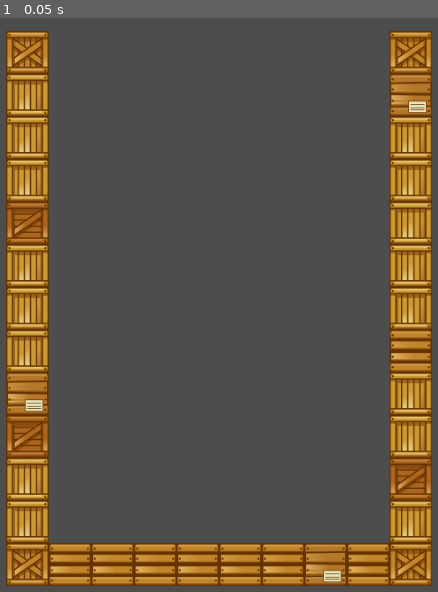
Above: before the commit, frame 1.
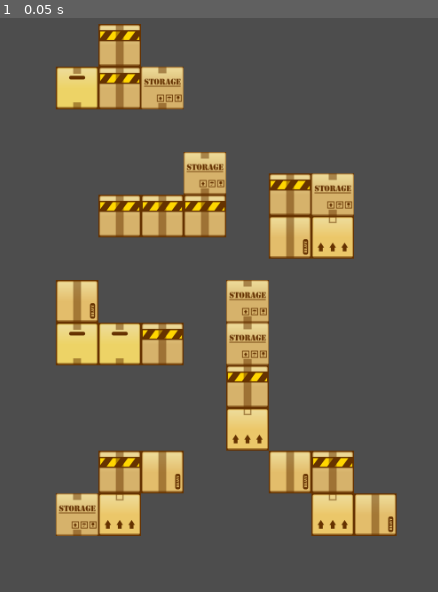
Above: after the commit, the same moment.

Repository: tikijian/Godetris
Game: Godot game, scene res://Game.tscn
Same seed, same stepped clock (60 frames per second), same inputs: the game is played once before the commit and once after it.
Inputs:
- Up to frame 1 (0.05 s): no input

The runs differ from the first frame. In frame 1, 45% of the frame differs, in the area x 1-99%, y 1-99%.
Error after the commit: Parse Error: Preload file "res://FieldZone.tscn" does not exist. (res://Scripts/Game.gd:3)

Commit message:
Basic scripting and all Blocks

Diff:
--- /dev/null
+++ b/Blocks/Chunk.tscn
@@ -0,0 +1,11 @@
+[gd_scene load_steps=3 format=3 uid="uid://daaye3wo7hybk"]
+
+[ext_resource type="Texture2D" uid="uid://btn0oysp7g0og" path="res://Tiles/Blocks.png" id="1_073pw"]
+[ext_resource type="Script" path="res://Scripts/Chunk.gd" id="2_w4x3i"]
+
+[node name="Chunk" type="Sprite2D"]
+texture_filter = 2
+texture = ExtResource("1_073pw")
+region_enabled = true
+region_rect = Rect2(0, 0, 48, 48)
+script = ExtResource("2_w4x3i")
--- /dev/null
+++ b/Blocks/I_Block.tscn
@@ -0,0 +1,24 @@
+[gd_scene load_steps=3 format=3 uid="uid://dit7fxcf0h26s"]
+
+[ext_resource type="PackedScene" uid="uid://daaye3wo7hybk" path="res://Blocks/Chunk.tscn" id="1_wn1oa"]
+
+[sub_resource type="RectangleShape2D" id="RectangleShape2D_ifhnd"]
+size = Vector2(48, 192)
+
+[node name="I_Block" type="Area2D"]
+input_pickable = false
+
+[node name="Chunk" parent="." instance=ExtResource("1_wn1oa")]
+position = Vector2(0, -72)
+
+[node name="Chunk2" parent="." instance=ExtResource("1_wn1oa")]
+position = Vector2(0, -24)
+
+[node name="Chunk3" parent="." instance=ExtResource("1_wn1oa")]
+position = Vector2(0, 72)
+
+[node name="Chunk4" parent="." instance=ExtResource("1_wn1oa")]
+position = Vector2(0, 24)
+
+[node name="CollisionShape2D" type="CollisionShape2D" parent="."]
+shape = SubResource("RectangleShape2D_ifhnd")
--- /dev/null
+++ b/Blocks/L_Block.tscn
@@ -0,0 +1,22 @@
+[gd_scene load_steps=2 format=3 uid="uid://ce02eajs1hmt8"]
+
+[ext_resource type="PackedScene" uid="uid://daaye3wo7hybk" path="res://Blocks/Chunk.tscn" id="1_3l025"]
+
+[node name="L_Block" type="Area2D"]
+
+[node name="Chunk" parent="." instance=ExtResource("1_3l025")]
+position = Vector2(0, 24)
+
+[node name="Chunk2" parent="." instance=ExtResource("1_3l025")]
+position = Vector2(-48, 24)
+
+[node name="Chunk3" parent="." instance=ExtResource("1_3l025")]
+position = Vector2(48, 24)
+
+[node name="Chunk4" parent="." instance=ExtResource("1_3l025")]
+position = Vector2(-48, -24)
+
+[node name="CollisionPolygon2D" type="CollisionPolygon2D" parent="."]
+position = Vector2(-24, 0)
+rotation = -0.00222821
+polygon = PackedVector2Array(-48, 0, -48, 48, 96, 48, 96, 0, 48, 0, 0, 0, 0, -48, -48, -48)
--- /dev/null
+++ b/Blocks/O_Block.tscn
@@ -0,0 +1,23 @@
+[gd_scene load_steps=3 format=3 uid="uid://dbvul76r5wurg"]
+
+[ext_resource type="PackedScene" uid="uid://daaye3wo7hybk" path="res://Blocks/Chunk.tscn" id="1_3xocu"]
+
+[sub_resource type="RectangleShape2D" id="RectangleShape2D_ifhnd"]
+size = Vector2(96, 96)
+
+[node name="OBlock" type="Area2D"]
+
+[node name="Chunk" parent="." instance=ExtResource("1_3xocu")]
+position = Vector2(-24, -24)
+
+[node name="Chunk2" parent="." instance=ExtResource("1_3xocu")]
+position = Vector2(24, -24)
+
+[node name="Chunk3" parent="." instance=ExtResource("1_3xocu")]
+position = Vector2(-24, 24)
+
+[node name="Chunk4" parent="." instance=ExtResource("1_3xocu")]
+position = Vector2(24, 24)
+
+[node name="CollisionShape2D" type="CollisionShape2D" parent="."]
+shape = SubResource("RectangleShape2D_ifhnd")
--- /dev/null
+++ b/Blocks/R_Block.tscn
@@ -0,0 +1,21 @@
+[gd_scene load_steps=2 format=3 uid="uid://itoinevuc1iq"]
+
+[ext_resource type="PackedScene" uid="uid://daaye3wo7hybk" path="res://Blocks/Chunk.tscn" id="1_mw6h6"]
+
+[node name="R_Block" type="Area2D"]
+
+[node name="Chunk" parent="." instance=ExtResource("1_mw6h6")]
+position = Vector2(0, 24)
+
+[node name="Chunk2" parent="." instance=ExtResource("1_mw6h6")]
+position = Vector2(-48, 24)
+
+[node name="Chunk3" parent="." instance=ExtResource("1_mw6h6")]
+position = Vector2(48, 24)
+
+[node name="Chunk4" parent="." instance=ExtResource("1_mw6h6")]
+position = Vector2(48, -24)
+
+[node name="CollisionPolygon2D" type="CollisionPolygon2D" parent="."]
+position = Vector2(-24, 0)
+polygon = PackedVector2Array(48, 0, -48, 0, -48, 48, 96, 48, 96, 0, 96, -48, 48, -48)
--- /dev/null
+++ b/Blocks/S_Block.tscn
@@ -0,0 +1,21 @@
+[gd_scene load_steps=2 format=3 uid="uid://b1ls3b2t41abc"]
+
+[ext_resource type="PackedScene" uid="uid://daaye3wo7hybk" path="res://Blocks/Chunk.tscn" id="1_tt4uh"]
+
+[node name="S_Block" type="Area2D"]
+
+[node name="Chunk" parent="." instance=ExtResource("1_tt4uh")]
+position = Vector2(0, 24)
+
+[node name="Chunk2" parent="." instance=ExtResource("1_tt4uh")]
+position = Vector2(-48, 24)
+
+[node name="Chunk3" parent="." instance=ExtResource("1_tt4uh")]
+position = Vector2(0, -24)
+
+[node name="Chunk4" parent="." instance=ExtResource("1_tt4uh")]
+position = Vector2(48, -24)
+
+[node name="CollisionPolygon2D" type="CollisionPolygon2D" parent="."]
+position = Vector2(-24, 0)
+polygon = PackedVector2Array(0, 0, 0, 0, -48, 0, -48, 48, 48, 48, 48, 0, 96, 0, 96, -48, 0, -48)
--- /dev/null
+++ b/Blocks/T_Block.tscn
@@ -0,0 +1,21 @@
+[gd_scene load_steps=2 format=3 uid="uid://c5jp8mbtwolmv"]
+
+[ext_resource type="PackedScene" uid="uid://daaye3wo7hybk" path="res://Blocks/Chunk.tscn" id="1_37pf3"]
+
+[node name="T_Block" type="Area2D"]
+
+[node name="Chunk" parent="." instance=ExtResource("1_37pf3")]
+position = Vector2(0, 24)
+
+[node name="Chunk2" parent="." instance=ExtResource("1_37pf3")]
+position = Vector2(-48, 24)
+
+[node name="Chunk3" parent="." instance=ExtResource("1_37pf3")]
+position = Vector2(48, 24)
+
+[node name="Chunk4" parent="." instance=ExtResource("1_37pf3")]
+position = Vector2(0, -24)
+
+[node name="CollisionPolygon2D" type="CollisionPolygon2D" parent="."]
+position = Vector2(-24, 0)
+polygon = PackedVector2Array(-48, 0, -48, 48, 96, 48, 96, 0, 48, 0, 48, -48, 0, -48, 0, 0)
--- /dev/null
+++ b/Blocks/Z_Block.tscn
@@ -0,0 +1,21 @@
+[gd_scene load_steps=2 format=3 uid="uid://bg80sb480ftct"]
+
+[ext_resource type="PackedScene" uid="uid://daaye3wo7hybk" path="res://Blocks/Chunk.tscn" id="1_c77v0"]
+
+[node name="Z_Block" type="Area2D"]
+
+[node name="Chunk" parent="." instance=ExtResource("1_c77v0")]
+position = Vector2(48, 24)
+
+[node name="Chunk2" parent="." instance=ExtResource("1_c77v0")]
+position = Vector2(0, 24)
+
+[node name="Chunk3" parent="." instance=ExtResource("1_c77v0")]
+position = Vector2(-48, -24)
+
+[node name="Chunk4" parent="." instance=ExtResource("1_c77v0")]
+position = Vector2(0, -24)
+
+[node name="CollisionPolygon2D" type="CollisionPolygon2D" parent="."]
+position = Vector2(24, 144)
+polygon = PackedVector2Array(-48, -144, -48, -144, -48, -96, 48, -96, 48, -144, 0, -144, 0, -192, -96, -192, -96, -144)
--- a/Field.tscn
+++ b/Field.tscn
@@ -5,4 +5,4 @@
 [node name="Field" type="TileMap"]
 tile_set = ExtResource("1_rkc7r")
 format = 2
-layer_0/tile_data = PackedInt32Array(393213, 131072, 0, 393214, 131072, 0, 327680, 131072, 0, 327681, 131072, 0, 327682, 196608, 0, 327683, 131072, 0, 393215, 131072, 0, 327684, 65536, 0, 393212, 131072, 0, 262148, 0, 0, 196612, 262144, 0, 131076, 0, 0, 65540, 0, 0, 4, 131072, 0, -65532, 0, 0, -131068, 0, 0, -196604, 0, 0, 327675, 0, 0, 262139, 0, 0, 196603, 262144, 0, 131067, 196608, 0, 65531, 0, 0, -5, 0, 0, -65541, 0, 0, -131077, 262144, 0, 393211, 65536, 0, -196613, 0, 0, -262149, 0, 0, -327685, 0, 0, -393212, 196608, 0, -327676, 0, 0, -262140, 0, 0, -393221, 65536, 0, -458748, 65536, 0)
+layer_0/tile_data = PackedInt32Array(65535, 13, 0, 131071, 9, 0, 196607, 9, 0, 262143, 9, 0, 327679, 196621, 0, 393215, 9, 0, 458751, 9, 0, 524287, 9, 0, 589823, 13, 0, 655359, 9, 0, 720895, 9, 0, 786431, 9, 0, 851967, 13, 0, 786432, 131085, 0, 786433, 131085, 0, 786434, 131085, 0, 786435, 131085, 0, 786436, 131085, 0, 786437, 131085, 0, 786438, 196621, 0, 786439, 131085, 0, 8, 13, 0, 65544, 196621, 0, 131080, 65549, 0, 196616, 65549, 0, 262152, 65549, 0, 327688, 65549, 0, 393224, 65549, 0, 458760, 196621, 0, 524296, 65549, 0, 589832, 65549, 0, 655368, 262157, 0, 720904, 65549, 0, 786440, 13, 0)
--- a/Game.tscn
+++ b/Game.tscn
@@ -1,9 +1,38 @@
-[gd_scene load_steps=2 format=3 uid="uid://b3wgulnvowy0t"]
+[gd_scene load_steps=10 format=3 uid="uid://b3wgulnvowy0t"]
 
+[ext_resource type="Script" path="res://Scripts/Game.gd" id="1_1clkl"]
 [ext_resource type="PackedScene" uid="uid://dewn8ku4qmowk" path="res://Field.tscn" id="1_kpct1"]
+[ext_resource type="PackedScene" uid="uid://c5jp8mbtwolmv" path="res://Blocks/T_Block.tscn" id="3_eubob"]
+[ext_resource type="PackedScene" uid="uid://dbvul76r5wurg" path="res://Blocks/O_Block.tscn" id="4_rx541"]
+[ext_resource type="PackedScene" uid="uid://dit7fxcf0h26s" path="res://Blocks/I_Block.tscn" id="5_bdrlg"]
+[ext_resource type="PackedScene" uid="uid://b1ls3b2t41abc" path="res://Blocks/S_Block.tscn" id="6_tsrms"]
+[ext_resource type="PackedScene" uid="uid://bg80sb480ftct" path="res://Blocks/Z_Block.tscn" id="7_722gu"]
+[ext_resource type="PackedScene" uid="uid://ce02eajs1hmt8" path="res://Blocks/L_Block.tscn" id="8_x5laf"]
+[ext_resource type="PackedScene" uid="uid://itoinevuc1iq" path="res://Blocks/R_Block.tscn" id="9_hvoae"]
 
-[node name="Node2D" type="Node"]
+[node name="Game" type="Node"]
+script = ExtResource("1_1clkl")
 
 [node name="Field" parent="." instance=ExtResource("1_kpct1")]
-position = Vector2(328, 488)
-scale = Vector2(0.5, 0.5)
+position = Vector2(144, 144)
+
+[node name="TBlock" parent="." instance=ExtResource("3_eubob")]
+position = Vector2(216, 192)
+
+[node name="OBlock" parent="." instance=ExtResource("4_rx541")]
+position = Vector2(432, 360)
+
+[node name="I_Block" parent="." instance=ExtResource("5_bdrlg")]
+position = Vector2(360, 528)
+
+[node name="S_Block" parent="." instance=ExtResource("6_tsrms")]
+position = Vector2(216, 672)
+
+[node name="Z_Block" parent="." instance=ExtResource("7_722gu")]
+position = Vector2(456, 672)
+
+[node name="L_Block" parent="." instance=ExtResource("8_x5laf")]
+position = Vector2(216, 480)
+
+[node name="R_Block" parent="." instance=ExtResource("9_hvoae")]
+position = Vector2(264, 336)
--- /dev/null
+++ b/Scripts/Block.gd
@@ -0,0 +1,19 @@
+class_name Figure
+extends Node2D
+
+enum FigureType {O = 0, T, L, R, Z, S}
+
+var type: FigureType
+
+func _init():
+	type = randi_range(0, 2)
+
+
+# Called when the node enters the scene tree for the first time.
+func _ready():
+	pass # Replace with function body.
+
+
+# Called every frame. 'delta' is the elapsed time since the previous frame.
+func _process(delta):
+	pass
--- /dev/null
+++ b/Scripts/Chunk.gd
@@ -0,0 +1,10 @@
+extends Sprite2D
+
+var region_offset = 0
+
+const SPRITE_SIZE = 48
+const REGION_COUNT = 4
+
+func _init():
+	region_offset = randi_range(0, REGION_COUNT)
+	region_rect.position.x = SPRITE_SIZE * region_offset
--- /dev/null
+++ b/Scripts/Game.gd
@@ -0,0 +1,28 @@
+extends Node
+
+var FieldZone = preload("res://FieldZone.tscn")
+
+func _init():
+	var figure = Figure.new()
+
+
+# Called when the node enters the scene tree for the first time.
+func _ready():
+	var container: Node2D = $Container
+	var field: TileMap = $Field
+
+	var zone = FieldZone.instantiate()
+	zone.position = field.map_to_local(Vector2i(1, 1))
+	field.add_child(zone)
+
+	#for col in range(12):
+		#for row in range(8):
+			#var zone = FieldZone.instantiate()
+			#zone.position = Vector2(48 * row, 48 * col)
+			#container.add_child(zone)
+
+
+
+# Called every frame. 'delta' is the elapsed time since the previous frame.
+func _process(delta):
+	pass
--- a/Tiles/Field.tres
+++ b/Tiles/Field.tres
@@ -1,58 +1,114 @@
-[gd_resource type="TileSet" load_steps=5 format=3 uid="uid://cut5nhl620gsv"]
+[gd_resource type="TileSet" load_steps=18 format=3 uid="uid://cut5nhl620gsv"]
 
-[ext_resource type="Texture2D" uid="uid://djspg334u82sv" path="res://Tiles/Blocks.png" id="1_sgqir"]
-[ext_resource type="Texture2D" uid="uid://70avxuvlqnj2" path="res://Tiles/Tiles.png" id="2_fcoy7"]
+[ext_resource type="Texture2D" uid="uid://btn0oysp7g0og" path="res://Tiles/Blocks.png" id="1_sgqir"]
+[ext_resource type="Texture2D" uid="uid://ygxjc0sk4ki3" path="res://Tiles/Tiles.png" id="2_fcoy7"]
+[ext_resource type="Texture2D" uid="uid://b8dx6v0607xls" path="res://Tiles/obj_crate003.png" id="2_m6ncy"]
+[ext_resource type="PackedScene" uid="uid://ctopfg7nrn2bi" path="res://FieldZone.tscn" id="2_r0hiq"]
+[ext_resource type="Texture2D" uid="uid://dwv081qapukqu" path="res://Tiles/obj_crate004.png" id="3_d53sc"]
+[ext_resource type="Texture2D" uid="uid://httlroueimim" path="res://Tiles/obj_crate005.png" id="4_5irxi"]
+[ext_resource type="Texture2D" uid="uid://dkak7t3bwb010" path="res://Tiles/obj_crate001.png" id="4_hq2hl"]
+[ext_resource type="Texture2D" uid="uid://5ot5tjklm06v" path="res://Tiles/32135.png" id="5_yy75c"]
 
-[sub_resource type="TileSetAtlasSource" id="TileSetAtlasSource_jim1a"]
-texture = ExtResource("2_fcoy7")
-texture_region_size = Vector2i(96, 96)
+[sub_resource type="TileMapPattern" id="TileMapPattern_fiwb7"]
+tile_data = PackedInt32Array(0, 65536, 0, 65536, 0, 0, 131072, 0, 0, 196608, 0, 0, 262144, 262144, 0, 327680, 0, 0, 393216, 0, 0, 458752, 0, 0, 524288, 196608, 0, 589824, 262144, 0, 655360, 0, 0, 720896, 0, 0, 786432, 65536, 0, 786433, 131072, 0, 786434, 131072, 0, 786435, 131072, 0, 786436, 131072, 0, 786437, 131072, 0, 786438, 131072, 0, 786439, 196608, 0, 786440, 131072, 0, 9, 65536, 0, 65545, 196608, 0, 131081, 0, 0, 196617, 0, 0, 262153, 0, 0, 327689, 0, 0, 393225, 0, 0, 458761, 131072, 0, 524297, 0, 0, 589833, 0, 0, 655369, 262144, 0, 720905, 0, 0, 786441, 65536, 0)
+
+[sub_resource type="TileSetScenesCollectionSource" id="TileSetScenesCollectionSource_lmno7"]
+resource_name = "Ololo"
+scenes/1/scene = ExtResource("2_r0hiq")
+
+[sub_resource type="TileSetAtlasSource" id="TileSetAtlasSource_uw4tf"]
+texture = ExtResource("2_m6ncy")
+texture_region_size = Vector2i(48, 48)
 0:0/0 = 0
 0:0/0/physics_layer_0/linear_velocity = Vector2(0, 0)
 0:0/0/physics_layer_0/angular_velocity = 0.0
-0:0/0/physics_layer_0/polygon_0/points = PackedVector2Array(-48, -48, 48, -48, 48, 48, -48, 48)
+
+[sub_resource type="TileSetAtlasSource" id="TileSetAtlasSource_qi5qo"]
+texture = ExtResource("3_d53sc")
+texture_region_size = Vector2i(48, 48)
+0:0/0 = 0
+0:0/0/physics_layer_0/linear_velocity = Vector2(0, 0)
+0:0/0/physics_layer_0/angular_velocity = 0.0
+
+[sub_resource type="TileSetAtlasSource" id="TileSetAtlasSource_4qt85"]
+texture = ExtResource("4_5irxi")
+texture_region_size = Vector2i(48, 48)
+0:0/0 = 0
+0:0/0/physics_layer_0/linear_velocity = Vector2(0, 0)
+0:0/0/physics_layer_0/angular_velocity = 0.0
+
+[sub_resource type="TileSetAtlasSource" id="TileSetAtlasSource_rjryw"]
+texture = ExtResource("2_fcoy7")
+texture_region_size = Vector2i(48, 48)
+0:0/0 = 0
+0:0/0/physics_layer_0/linear_velocity = Vector2(0, 0)
+0:0/0/physics_layer_0/angular_velocity = 0.0
+0:0/0/physics_layer_0/polygon_0/points = PackedVector2Array(-24, -24, 24, -24, 24, 24, -24, 24)
 1:0/0 = 0
 1:0/0/physics_layer_0/linear_velocity = Vector2(0, 0)
 1:0/0/physics_layer_0/angular_velocity = 0.0
-1:0/0/physics_layer_0/polygon_0/points = PackedVector2Array(-48, -48, 48, -48, 48, 48, -48, 48)
+1:0/0/physics_layer_0/polygon_0/points = PackedVector2Array(-24, -24, 24, -24, 24, 24, -24, 24)
 2:0/0 = 0
 2:0/0/physics_layer_0/linear_velocity = Vector2(0, 0)
 2:0/0/physics_layer_0/angular_velocity = 0.0
-2:0/0/physics_layer_0/polygon_0/points = PackedVector2Array(-48, -48, 48, -48, 48, 48, -48, 48)
+2:0/0/physics_layer_0/polygon_0/points = PackedVector2Array(-24, -24, 24, -24, 24, 24, -24, 24)
 3:0/0 = 0
 3:0/0/physics_layer_0/linear_velocity = Vector2(0, 0)
 3:0/0/physics_layer_0/angular_velocity = 0.0
-3:0/0/physics_layer_0/polygon_0/points = PackedVector2Array(-48, -48, 48, -48, 48, 48, -48, 48)
+3:0/0/physics_layer_0/polygon_0/points = PackedVector2Array(-24, -24, 24, -24, 24, 24, -24, 24)
 4:0/0 = 0
 4:0/0/physics_layer_0/linear_velocity = Vector2(0, 0)
 4:0/0/physics_layer_0/angular_velocity = 0.0
-4:0/0/physics_layer_0/polygon_0/points = PackedVector2Array(-48, -48, 48, -48, 48, 48, -48, 48)
+4:0/0/physics_layer_0/polygon_0/points = PackedVector2Array(-24, -24, 24, -24, 24, 24, -24, 24)
 
-[sub_resource type="TileSetAtlasSource" id="TileSetAtlasSource_uil5t"]
+[sub_resource type="TileSetAtlasSource" id="TileSetAtlasSource_2ut5l"]
 texture = ExtResource("1_sgqir")
-0:0/size_in_atlas = Vector2i(6, 6)
+texture_region_size = Vector2i(48, 48)
 0:0/0 = 0
 0:0/0/physics_layer_0/linear_velocity = Vector2(0, 0)
 0:0/0/physics_layer_0/angular_velocity = 0.0
-6:0/size_in_atlas = Vector2i(6, 6)
-6:0/0 = 0
-6:0/0/physics_layer_0/linear_velocity = Vector2(0, 0)
-6:0/0/physics_layer_0/angular_velocity = 0.0
-12:0/size_in_atlas = Vector2i(6, 6)
-12:0/0 = 0
-12:0/0/physics_layer_0/linear_velocity = Vector2(0, 0)
-12:0/0/physics_layer_0/angular_velocity = 0.0
-18:0/size_in_atlas = Vector2i(6, 6)
-18:0/0 = 0
-18:0/0/physics_layer_0/linear_velocity = Vector2(0, 0)
-18:0/0/physics_layer_0/angular_velocity = 0.0
-24:0/size_in_atlas = Vector2i(6, 6)
-24:0/0 = 0
-24:0/0/physics_layer_0/linear_velocity = Vector2(0, 0)
-24:0/0/physics_layer_0/angular_velocity = 0.0
+0:0/0/physics_layer_0/polygon_0/points = PackedVector2Array(-24, -24, 24, -24, 24, 24, -24, 24)
+1:0/0 = 0
+1:0/0/physics_layer_0/linear_velocity = Vector2(0, 0)
+1:0/0/physics_layer_0/angular_velocity = 0.0
+1:0/0/physics_layer_0/polygon_0/points = PackedVector2Array(-24, -24, 24, -24, 24, 24, -24, 24)
+2:0/0 = 0
+2:0/0/physics_layer_0/linear_velocity = Vector2(0, 0)
+2:0/0/physics_layer_0/angular_velocity = 0.0
+2:0/0/physics_layer_0/polygon_0/points = PackedVector2Array(-24, -24, 24, -24, 24, 24, -24, 24)
+3:0/0 = 0
+3:0/0/physics_layer_0/linear_velocity = Vector2(0, 0)
+3:0/0/physics_layer_0/angular_velocity = 0.0
+3:0/0/physics_layer_0/polygon_0/points = PackedVector2Array(-24, -24, 24, -24, 24, 24, -24, 24)
+4:0/0 = 0
+4:0/0/physics_layer_0/linear_velocity = Vector2(0, 0)
+4:0/0/physics_layer_0/angular_velocity = 0.0
+4:0/0/physics_layer_0/polygon_0/points = PackedVector2Array(-24, -24, 24, -24, 24, 24, -24, 24)
+
+[sub_resource type="TileSetAtlasSource" id="TileSetAtlasSource_kadrk"]
+texture = ExtResource("4_hq2hl")
+texture_region_size = Vector2i(48, 48)
+0:0/0 = 0
+0:0/0/physics_layer_0/linear_velocity = Vector2(0, 0)
+0:0/0/physics_layer_0/angular_velocity = 0.0
+
+[sub_resource type="TileSetAtlasSource" id="TileSetAtlasSource_2amdi"]
+texture = ExtResource("5_yy75c")
+texture_region_size = Vector2i(48, 48)
+0:0/0 = 0
+0:0/0/physics_layer_0/linear_velocity = Vector2(0, 0)
+0:0/0/physics_layer_0/angular_velocity = 0.0
 
 [resource]
-tile_size = Vector2i(96, 96)
+tile_size = Vector2i(48, 48)
 physics_layer_0/collision_layer = 1
-sources/14 = SubResource("TileSetAtlasSource_uil5t")
-sources/0 = SubResource("TileSetAtlasSource_jim1a")
-tile_proxies/coords_level = [[3, Vector2i(0, 0)], [8, Vector2i(0, 0)], [4, Vector2i(0, 0)], [8, Vector2i(6, 0)], [5, Vector2i(0, 0)], [8, Vector2i(12, 0)], [6, Vector2i(0, 0)], [8, Vector2i(18, 0)], [7, Vector2i(0, 0)], [8, Vector2i(24, 0)], [9, Vector2i(0, 0)], [14, Vector2i(0, 0)], [10, Vector2i(0, 0)], [14, Vector2i(6, 0)], [11, Vector2i(0, 0)], [14, Vector2i(12, 0)], [12, Vector2i(0, 0)], [14, Vector2i(18, 0)], [13, Vector2i(0, 0)], [14, Vector2i(24, 0)]]
+sources/1 = SubResource("TileSetScenesCollectionSource_lmno7")
+sources/7 = SubResource("TileSetAtlasSource_kadrk")
+sources/9 = SubResource("TileSetAtlasSource_2amdi")
+sources/10 = SubResource("TileSetAtlasSource_uw4tf")
+sources/11 = SubResource("TileSetAtlasSource_qi5qo")
+sources/12 = SubResource("TileSetAtlasSource_4qt85")
+sources/13 = SubResource("TileSetAtlasSource_rjryw")
+sources/19 = SubResource("TileSetAtlasSource_2ut5l")
+tile_proxies/coords_level = [[3, Vector2i(0, 0)], [8, Vector2i(0, 0)], [4, Vector2i(0, 0)], [8, Vector2i(6, 0)], [5, Vector2i(0, 0)], [8, Vector2i(12, 0)], [6, Vector2i(0, 0)], [19, Vector2i(0, 0)], [7, Vector2i(0, 0)], [8, Vector2i(24, 0)], [8, Vector2i(0, 0)], [19, Vector2i(1, 0)], [9, Vector2i(0, 0)], [14, Vector2i(0, 0)], [10, Vector2i(0, 0)], [14, Vector2i(6, 0)], [11, Vector2i(0, 0)], [14, Vector2i(12, 0)], [12, Vector2i(0, 0)], [14, Vector2i(18, 0)], [13, Vector2i(0, 0)], [14, Vector2i(24, 0)], [14, Vector2i(0, 0)], [19, Vector2i(2, 0)], [16, Vector2i(0, 0)], [19, Vector2i(3, 0)], [18, Vector2i(0, 0)], [19, Vector2i(4, 0)]]
+pattern_0 = SubResource("TileMapPattern_fiwb7")
--- a/project.godot
+++ b/project.godot
@@ -13,7 +13,7 @@
 config/name="Godetris"
 run/main_scene="res://Game.tscn"
 config/features=PackedStringArray("4.2", "GL Compatibility")
-config/icon="res://icon.svg"
+config/icon="res://icon.png"
 
 [display]
 
Binary file changed: Tiles/Blocks.png
Not shown, changed: Tiles/Blocks.png.import
Binary file changed: Tiles/Tiles.png
Binary file added: icon.png
Not shown, changed: icon.png.import
